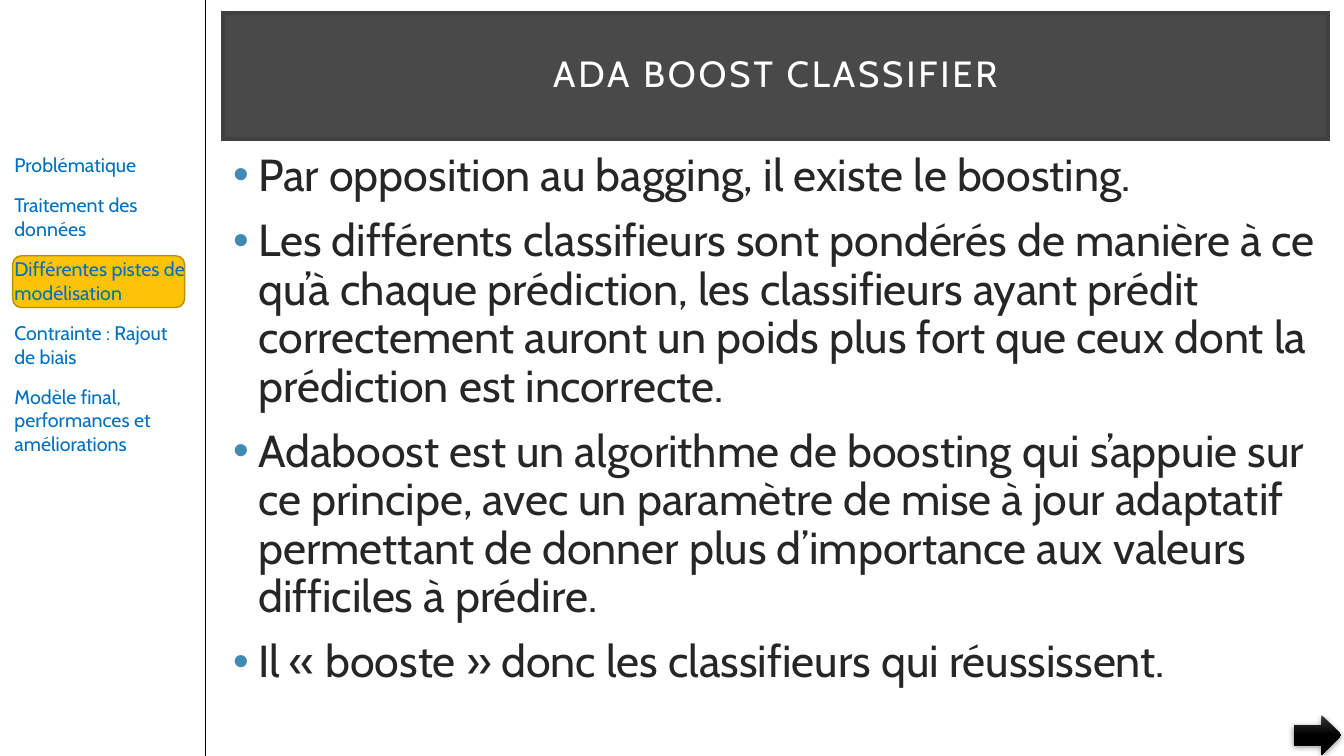
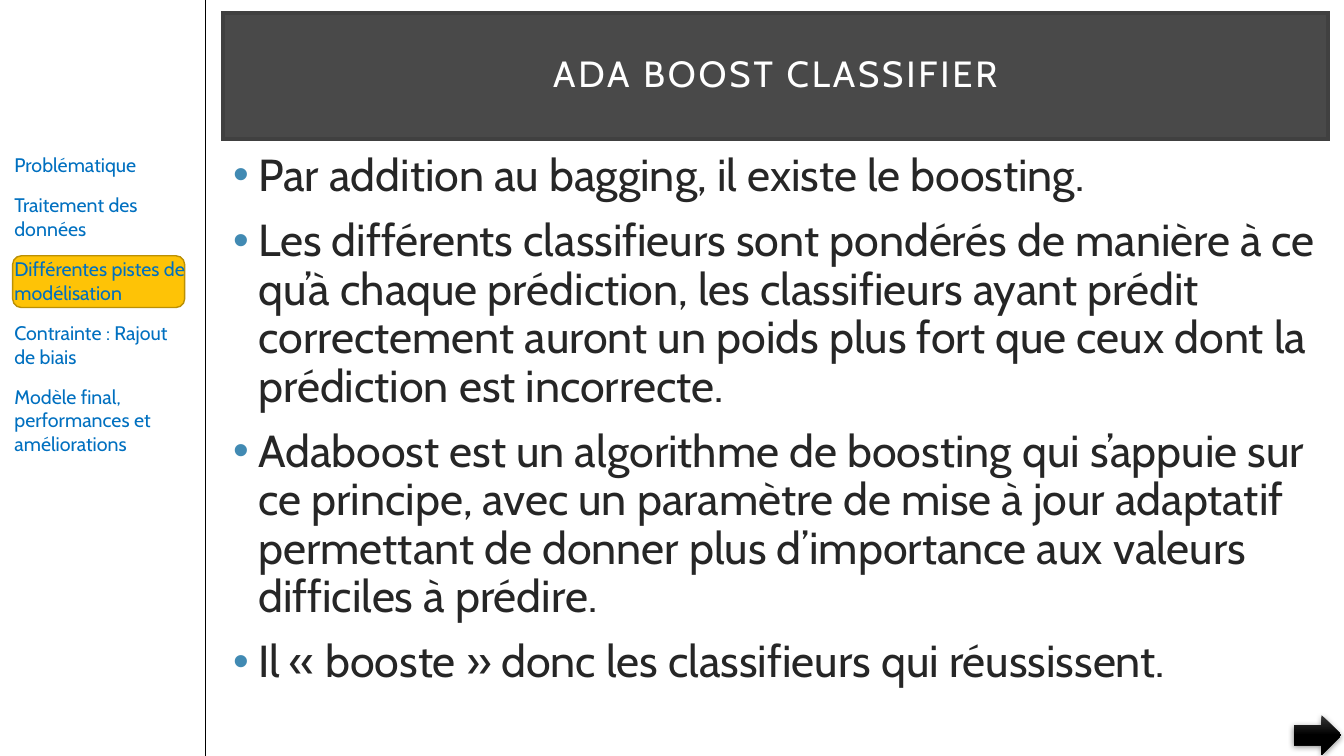
Before and after one commit to pfroide/python, a slide deck: slide 25 of Projet_5/p5.pptx. Drawn at 1344x756 pixels with LibreOffice and Linux fonts; fonts in the diff are those of the drawing. Boxes give left, top, right and bottom in pixels: in the first picture for what was removed or moved away, otherwise in the second. Text is boxed around its words. In the diff, an @@ line names an element or a change of style, - is before the commit and + after.

```diff
--- a/Projet_5/p5.pptx
+++ b/Projet_5/p5.pptx
@@ text at bbox=[258, 157, 1085, 201]: text changed @@
-• Par opposition au bagging, il existe le boosting.
+• Par addition au bagging, il existe le boosting.
```
Also in this commit, not shown: 23 other slides changed.
